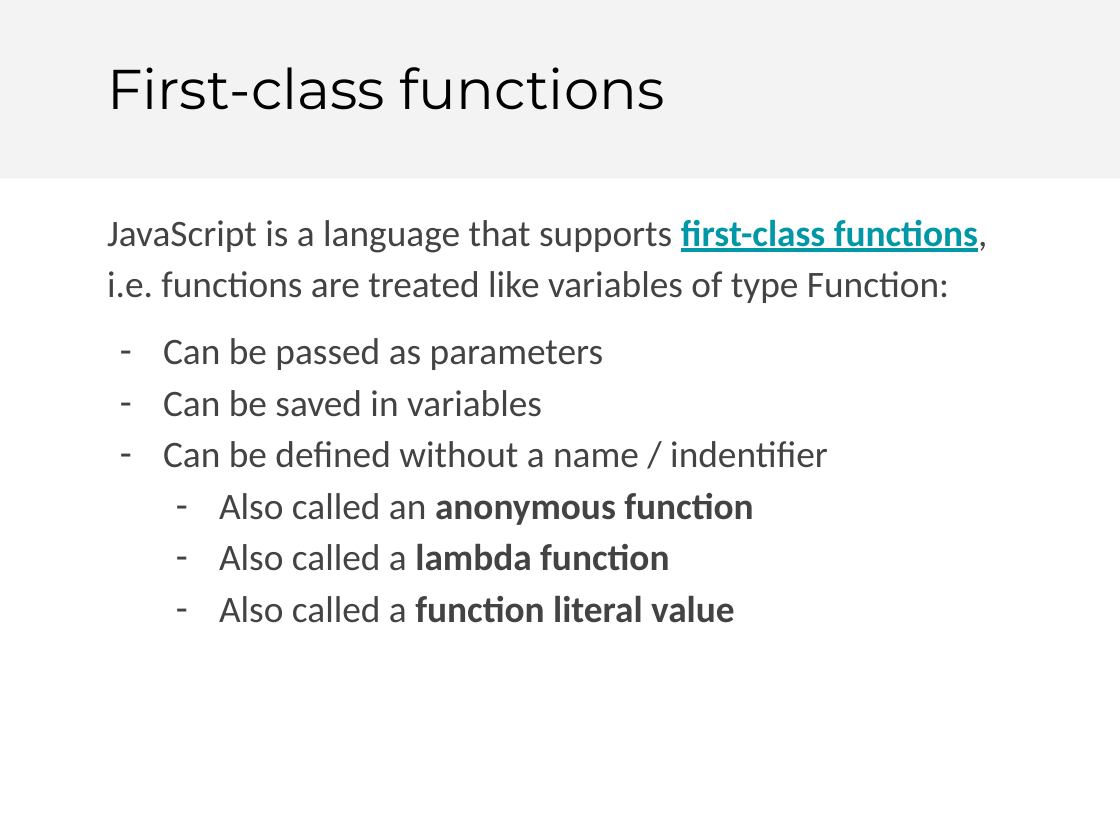
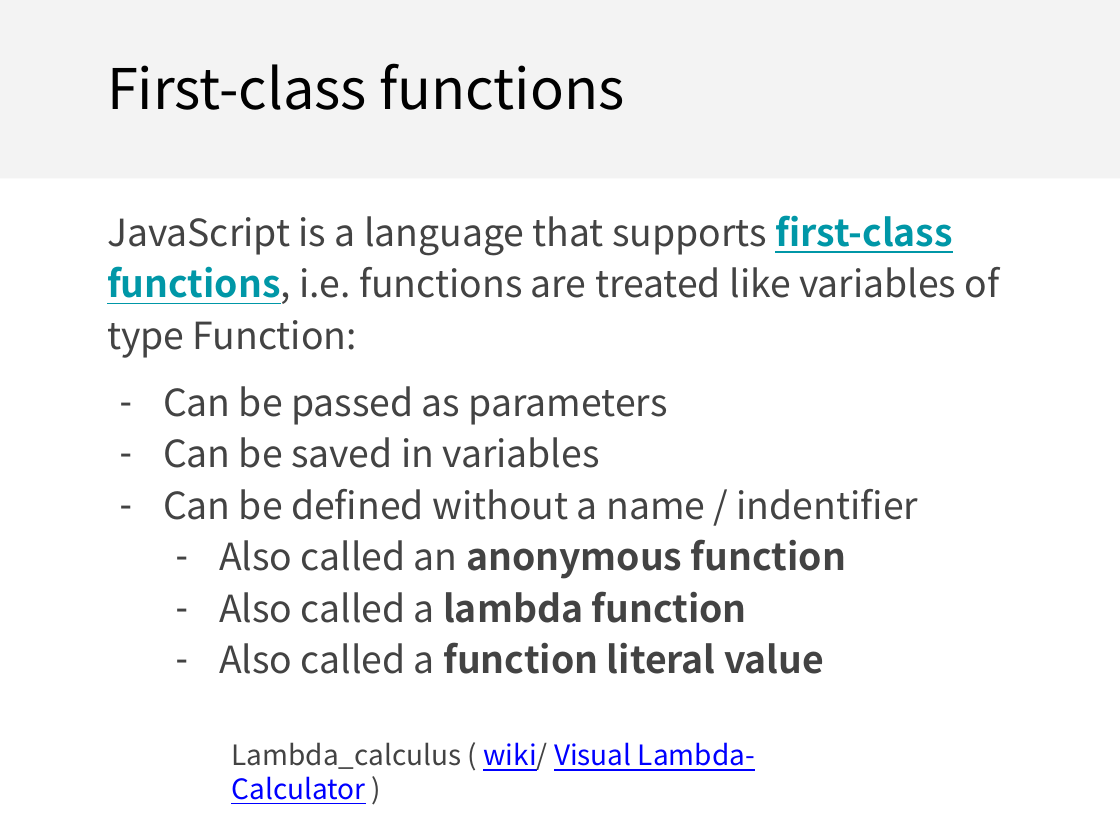
Before and after one commit to fullstackccu/fullstackccu.github.io, a slide deck: slide 48 of lectures/13/lecture13.odp (slide 50 before the commit). Drawn at 1120x840 pixels with LibreOffice and Linux fonts; fonts in the diff are those of the drawing. Boxes give left, top, right and bottom in pixels: in the first picture for what was removed or moved away, otherwise in the second. Text is boxed around its words. In the diff, an @@ line names an element or a change of style, - is before the commit and + after.

```diff
--- a/lectures/13/lecture13.odp
+++ b/lectures/13/lecture13.odp
@@ title "First-class functions" at (107, 63, 625, 110): font Montserrat to Noto Sans CJK SC @@
@@ text "JavaScript is a language that ..." at (107, 215, 1000, 674): font Calibri to Noto Sans CJK SC @@
@@ text added at (231, 742, 755, 804), 18 pt, text #0000FF, underline @@
+Lambda_calculus ( wiki/ Visual Lambda-Calculator )
```
Also in this commit, not shown: 8 other slides changed, 4 slides removed, 1 other file.
